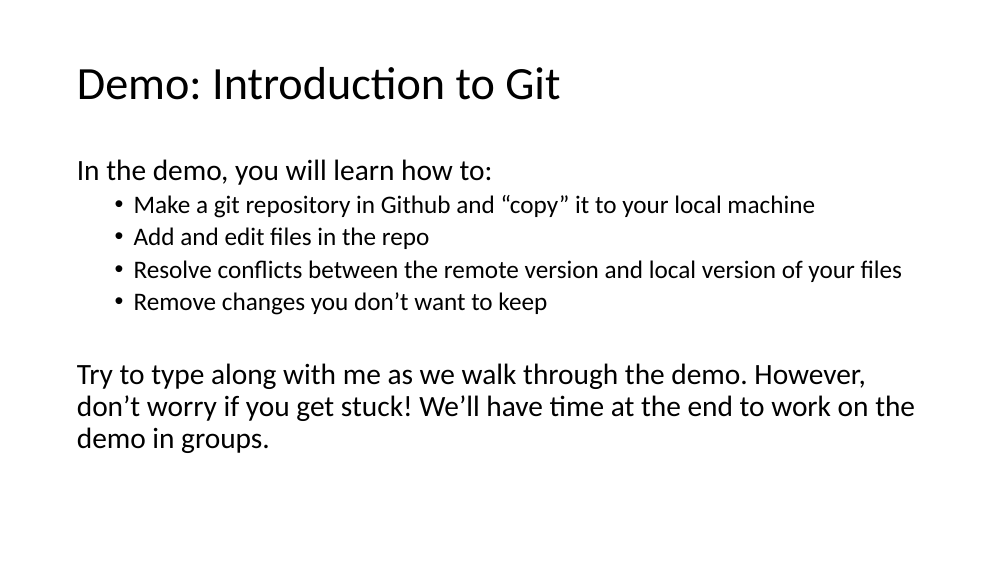
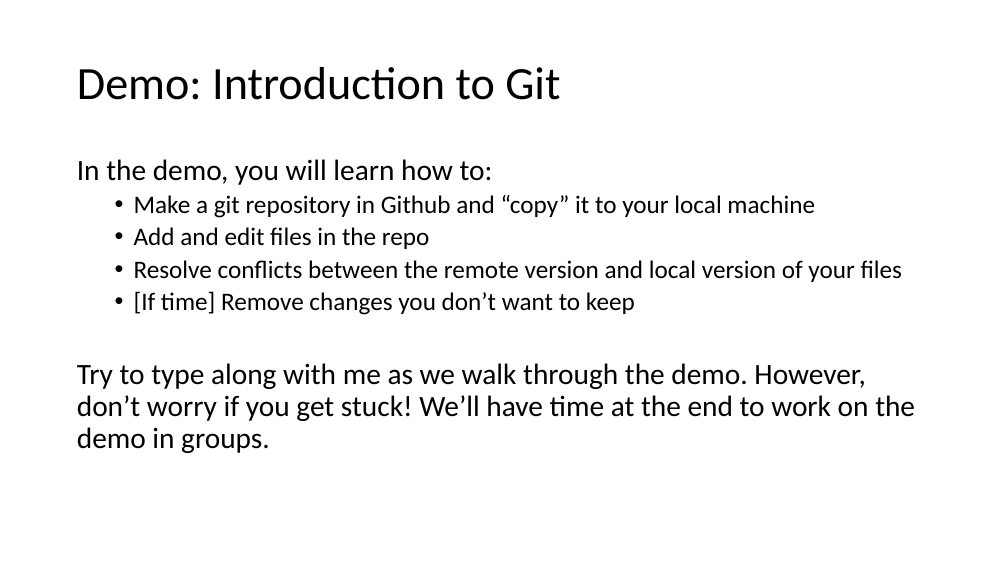
Before and after one commit to semaphoreP/codeastro, a slide deck: slide 3 of Day1/intro_to_git.pptx (slide 4 before the commit). Drawn at 1008x567 pixels with LibreOffice and Linux fonts; fonts in the diff are those of the drawing. Boxes give left, top, right and bottom in pixels: in the first picture for what was removed or moved away, otherwise in the second. Text is boxed around its words. In the diff, an @@ line names an element or a change of style, - is before the commit and + after.

Commit message:
updates slides for 2024

```diff
--- a/Day1/intro_to_git.pptx
+++ b/Day1/intro_to_git.pptx
@@ text at <box>134,291,635,315</box>: text changed @@
-  • Remove changes you don’t want to keep
+  • [If time] Remove changes you don’t want to keep
```
Also in this commit, not shown: 2 other slides changed.
